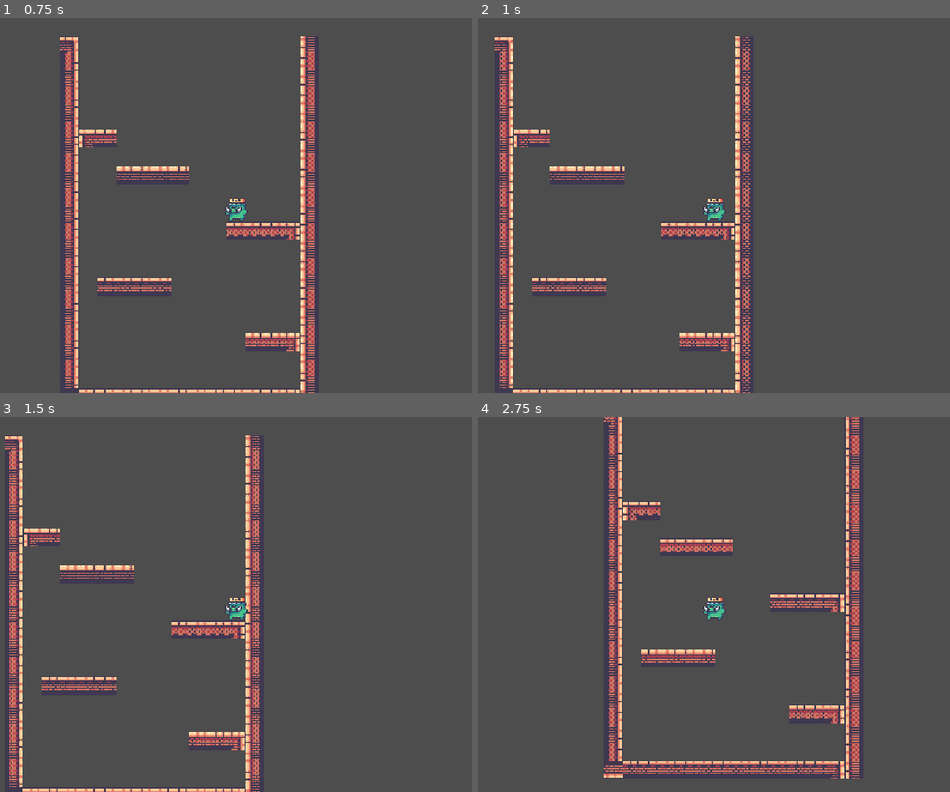
Above: before the commit, frames 1-4 (two rows, left to right).
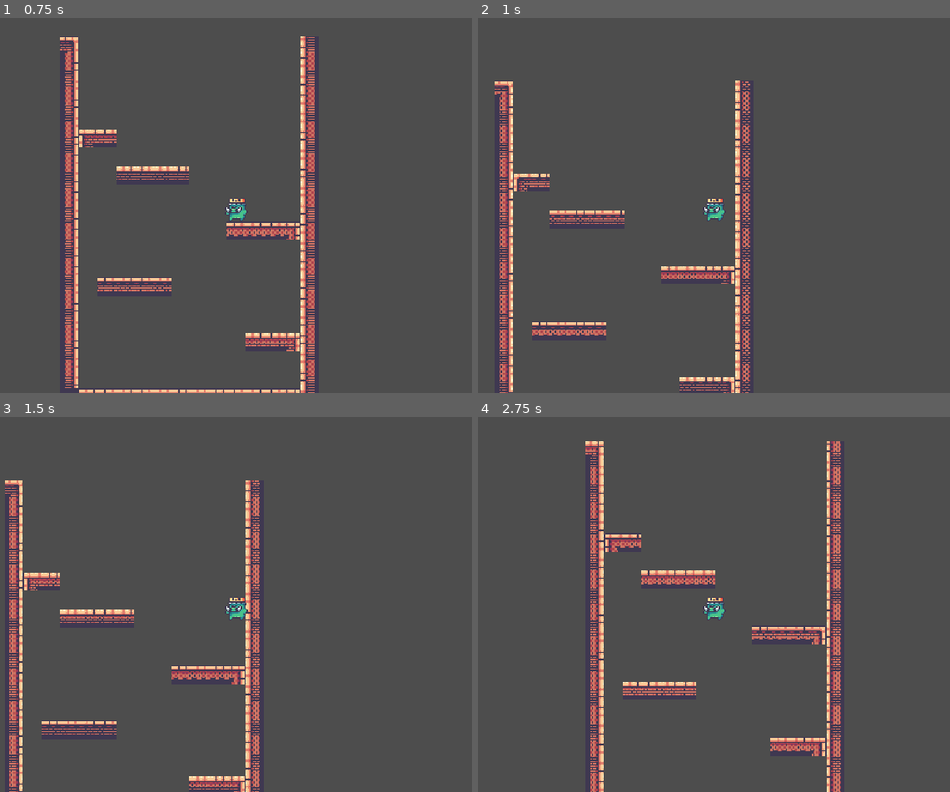
Above: after the commit, the same moments.

Repository: ofknee/the-messenger
Game: Godot game, scene res://scenes/game.tscn
Two runs of this game, one before a commit and one after it. Both use one fixed random seed, a clock stepped at 60 frames per second and the inputs below.
Inputs:
- Up to frame 1 (0.75 s): tap Enter (ui_accept) at 0.5, 0.6 s; hold Right (ui_right) from 0.53 s (still down)
- Up to frame 2 (1 s): keep holding Right (ui_right); tap Up (jump, bound only after the commit) at 0.77, 0.8 s
- Up to frame 3 (1.5 s): keep holding Right (ui_right); tap Up (jump, bound only after the commit) at 1.07, 1.35 s
- Up to frame 4 (2.75 s): tap Up (jump, bound only after the commit) at 1.52, 1.82, 2.3 s; tap Enter (ui_accept) at 1.55, 2.1 s; release Right (ui_right) at 2.03 s; hold Left (ui_left) from 2.03 s (still down)

Frame 1 is identical in both runs. In frame 2, 6.3% of the frame differs, in the area x 3-58%, y 4-100%; in frame 3, 6.4%; in frame 4, 12%, in the area x 22-81%, y 0-100%.

Commit message:
keyboard inputs

Diff:
--- a/project.godot
+++ b/project.godot
@@ -32,6 +32,33 @@
 "res://scenes/": "blue"
 }
 
+[input]
+
+walk_r={
+"deadzone": 0.2,
+"events": [Object(InputEventKey,"resource_local_to_scene":false,"resource_name":"","device":-1,"window_id":0,"alt_pressed":false,"shift_pressed":false,"ctrl_pressed":false,"meta_pressed":false,"pressed":false,"keycode":0,"physical_keycode":4194321,"key_label":0,"unicode":0,"location":0,"echo":false,"script":null)
+, Object(InputEventKey,"resource_local_to_scene":false,"resource_name":"","device":-1,"window_id":0,"alt_pressed":false,"shift_pressed":false,"ctrl_pressed":false,"meta_pressed":false,"pressed":false,"keycode":0,"physical_keycode":50,"key_label":0,"unicode":50,"location":0,"echo":false,"script":null)
+, Object(InputEventKey,"resource_local_to_scene":false,"resource_name":"","device":-1,"window_id":0,"alt_pressed":false,"shift_pressed":false,"ctrl_pressed":false,"meta_pressed":false,"pressed":false,"keycode":0,"physical_keycode":61,"key_label":0,"unicode":61,"location":0,"echo":false,"script":null)
+, Object(InputEventKey,"resource_local_to_scene":false,"resource_name":"","device":-1,"window_id":0,"alt_pressed":false,"shift_pressed":false,"ctrl_pressed":false,"meta_pressed":false,"pressed":false,"keycode":0,"physical_keycode":68,"key_label":0,"unicode":100,"location":0,"echo":false,"script":null)
+]
+}
+walk_l={
+"deadzone": 0.2,
+"events": [Object(InputEventKey,"resource_local_to_scene":false,"resource_name":"","device":-1,"window_id":0,"alt_pressed":false,"shift_pressed":false,"ctrl_pressed":false,"meta_pressed":false,"pressed":false,"keycode":0,"physical_keycode":4194319,"key_label":0,"unicode":0,"location":0,"echo":false,"script":null)
+, Object(InputEventKey,"resource_local_to_scene":false,"resource_name":"","device":-1,"window_id":0,"alt_pressed":false,"shift_pressed":false,"ctrl_pressed":false,"meta_pressed":false,"pressed":false,"keycode":0,"physical_keycode":49,"key_label":0,"unicode":49,"location":0,"echo":false,"script":null)
+, Object(InputEventKey,"resource_local_to_scene":false,"resource_name":"","device":-1,"window_id":0,"alt_pressed":false,"shift_pressed":false,"ctrl_pressed":false,"meta_pressed":false,"pressed":false,"keycode":0,"physical_keycode":45,"key_label":0,"unicode":45,"location":0,"echo":false,"script":null)
+, Object(InputEventKey,"resource_local_to_scene":false,"resource_name":"","device":-1,"window_id":0,"alt_pressed":false,"shift_pressed":false,"ctrl_pressed":false,"meta_pressed":false,"pressed":false,"keycode":0,"physical_keycode":65,"key_label":0,"unicode":97,"location":0,"echo":false,"script":null)
+]
+}
+jump={
+"deadzone": 0.2,
+"events": [Object(InputEventKey,"resource_local_to_scene":false,"resource_name":"","device":-1,"window_id":0,"alt_pressed":false,"shift_pressed":false,"ctrl_pressed":false,"meta_pressed":false,"pressed":false,"keycode":0,"physical_keycode":4194320,"key_label":0,"unicode":0,"location":0,"echo":false,"script":null)
+, Object(InputEventKey,"resource_local_to_scene":false,"resource_name":"","device":-1,"window_id":0,"alt_pressed":false,"shift_pressed":false,"ctrl_pressed":false,"meta_pressed":false,"pressed":false,"keycode":0,"physical_keycode":32,"key_label":0,"unicode":32,"location":0,"echo":false,"script":null)
+, Object(InputEventKey,"resource_local_to_scene":false,"resource_name":"","device":-1,"window_id":0,"alt_pressed":false,"shift_pressed":false,"ctrl_pressed":false,"meta_pressed":false,"pressed":false,"keycode":0,"physical_keycode":87,"key_label":0,"unicode":119,"location":0,"echo":false,"script":null)
+, Object(InputEventKey,"resource_local_to_scene":false,"resource_name":"","device":-1,"window_id":0,"alt_pressed":false,"shift_pressed":false,"ctrl_pressed":false,"meta_pressed":false,"pressed":false,"keycode":0,"physical_keycode":51,"key_label":0,"unicode":51,"location":0,"echo":false,"script":null)
+]
+}
+
 [physics]
 
 3d/physics_engine="Jolt Physics"
--- a/scenes/player.gd
+++ b/scenes/player.gd
@@ -2,7 +2,7 @@
 
 
 const SPEED = 300.0
-const JUMP_VELOCITY = -400.0
+const JUMP_VELOCITY = -450.0
 
 
 func _physics_process(delta: float) -> void:
@@ -11,12 +11,12 @@
 		velocity += get_gravity() * delta
 
 	# Handle jump.
-	if Input.is_action_just_pressed("ui_accept") and is_on_floor():
+	if Input.is_action_just_pressed("jump") and is_on_floor():
 		velocity.y = JUMP_VELOCITY
 
 	# Get the input direction and handle the movement/deceleration.
 	# As good practice, you should replace UI actions with custom gameplay actions.
-	var direction := Input.get_axis("ui_left", "ui_right")
+	var direction := Input.get_axis("walk_l", "walk_r")
 	if direction:
 		velocity.x = direction * SPEED
 	else:
